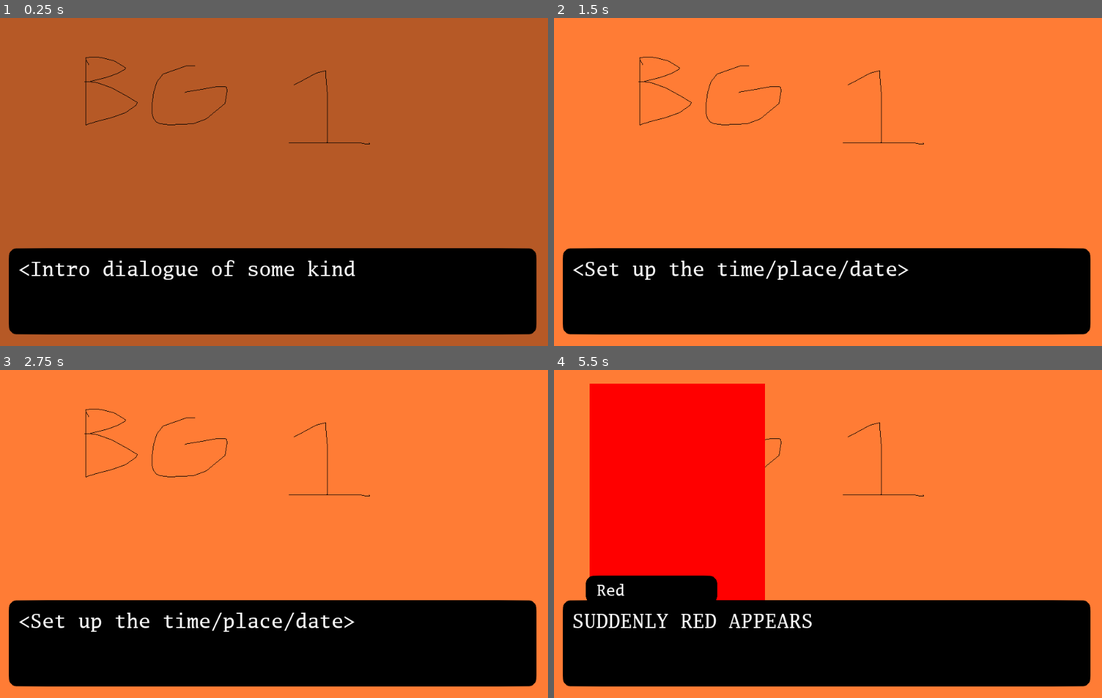
Above: before the commit, frames 1-4 (two rows, left to right).
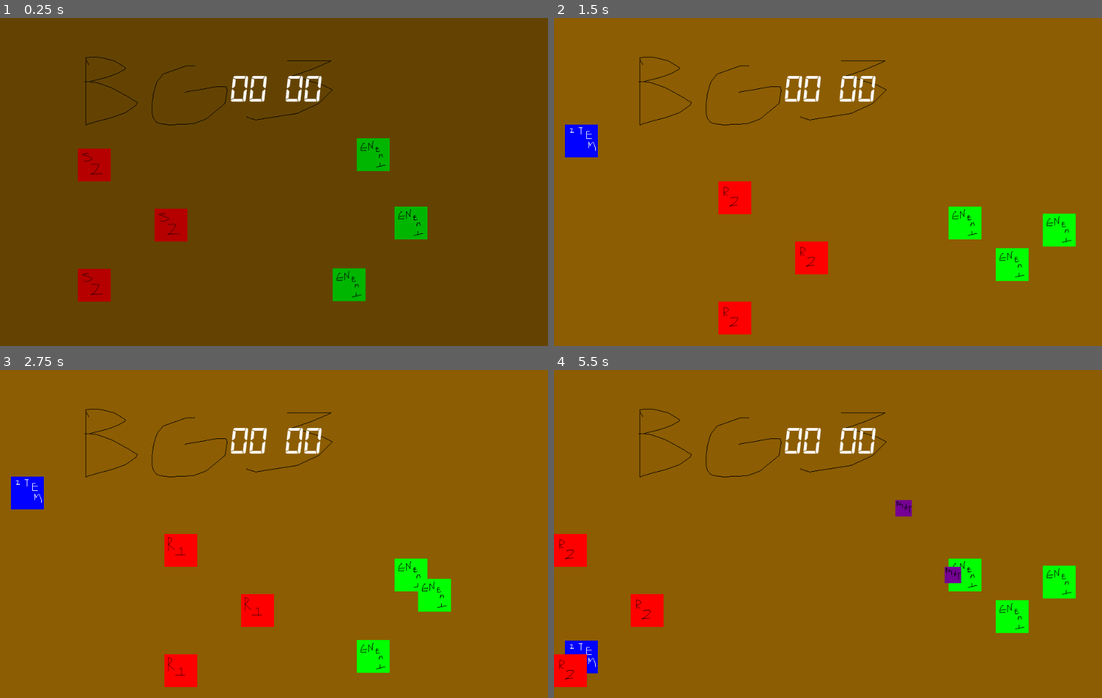
Above: after the commit, the same moments.

Repository: samclee/splash
Game: Godot game, scene res://game/story1/combat_segments/s1c1.tscn
The game is run twice, just before and just after one commit, with the same random seed, the same clock (stepped at 60 frames per second) and the same inputs. Before the commit the project starts from res://game/story1/vn_conversations/s1d1.tscn.
Inputs:
- Up to frame 1 (0.25 s): no input
- Up to frame 2 (1.5 s): hold Right (ui_right) 0.53-1.28 s; hold X (secondary) 0.53-1.28 s; hold Down (ui_down) from 1.28 s (still down); tap Z (primary) at 1.35 s
- Up to frame 3 (2.75 s): tap X (secondary) at 1.55 s; release Down (ui_down) at 2.03 s; hold Right (ui_right) from 2.03 s (still down); hold X (secondary) from 2.03 s (still down)
- Up to frame 4 (5.5 s): release Right (ui_right) at 2.78 s; release X (secondary) at 2.78 s; hold Up (ui_up) 2.78-3.53 s; tap X (secondary) at 2.85, 3.8, 4.35 s; hold Z (primary) 3.53-4.28 s; hold Left (ui_left) 3.53-5.03 s; hold Down (ui_down) from 5.03 s (still down); hold X (secondary) from 5.03 s (still down)

The runs differ from the first frame. In frame 1, 100% of the frame differs, in the area x 0-100%, y 0-100%; in frame 2, 100%; in frame 3, 100%; in frame 4, 100%.

Commit message:
score board

Diff:
--- a/project.godot
+++ b/project.godot
@@ -16,7 +16,7 @@
 [application]
 
 config/name="splash"
-run/main_scene="res://game/story1/vn_conversations/s1d1.tscn"
+run/main_scene="res://game/story1/combat_segments/s1c1.tscn"
 config/icon="res://icon.png"
 
 [autoload]
--- a/states/state_combat/athlete/athlete.gd
+++ b/states/state_combat/athlete/athlete.gd
@@ -17,6 +17,7 @@
 # standard
 func _ready():
 	add_to_group("Player")
+	#remove_from_group("EnemyProjectile")
 	projectiles_ref = get_tree().get_root().get_node("state_combat/projectiles")
 	$Sprite/AnimationPlayer.play("Stand")
 
@@ -26,6 +27,11 @@
 func _input(event):
 	if event.is_action_pressed("primary") and charged:
 		throw()
+	elif event.is_action_pressed("secondary"):
+		var areas = $Area2D.get_overlapping_areas()
+		for a in areas:
+			if a.is_in_group("EnemyProjectile"):
+				a.explode()
 
 func _process(delta):
 	var cur_anim_name = $Sprite/AnimationPlayer.current_animation
--- a/states/state_combat/athlete/athlete.tscn
+++ b/states/state_combat/athlete/athlete.tscn
@@ -71,9 +71,10 @@
 "values": [ 4 ]
 }
 
+[sub_resource type="RectangleShape2D" id=6]
+extents = Vector2( 30, 30 )
+
 [node name="athlete" type="Area2D" groups=[
-"EnemyProjectile",
-"Items",
 "Player",
 ]]
 script = ExtResource( 2 )
@@ -91,4 +92,10 @@
 anims/Run = SubResource( 3 )
 anims/Stand = SubResource( 4 )
 anims/Throw = SubResource( 5 )
+
+[node name="Area2D" type="Area2D" parent="."]
+position = Vector2( 60, 0 )
+
+[node name="CollisionShape2D" type="CollisionShape2D" parent="Area2D"]
+shape = SubResource( 6 )
 [connection signal="area_entered" from="." to="." method="_on_athlete_area_entered"]
--- a/states/state_combat/combat_end/combat_end.gd
+++ /dev/null
@@ -1 +0,0 @@
-extends Node2D
--- a/states/state_combat/combat_end/combat_end.tscn
+++ /dev/null
@@ -1,12 +0,0 @@
-[gd_scene load_steps=3 format=2]
-
-[ext_resource path="res://assets/ui/overlay.png" type="Texture" id=1]
-[ext_resource path="res://states/state_combat/combat_end/combat_end.gd" type="Script" id=2]
-
-[node name="combat_end" type="Node2D"]
-script = ExtResource( 2 )
-
-[node name="Sprite" type="Sprite" parent="."]
-modulate = Color( 0, 0, 0, 0.517647 )
-position = Vector2( 500, 300 )
-texture = ExtResource( 1 )
--- a/states/state_combat/enemy/enemy.gd
+++ b/states/state_combat/enemy/enemy.gd
@@ -5,11 +5,12 @@
 signal enemy_hit
 
 export var spd_factor = 1
-export var fire_rate = 8
+export var fire_rate_range = [4, 8]
 export var pathes = [
 	["C"]
 ]
 
+var fire_rate = 0
 var can_get_hit = true
 
 var start_pos
@@ -34,6 +35,7 @@
 		waypoints[wp.name] = wp.position
 	position = waypoints[cur_path[waypoint_ind]]
 	reset_movement()
+	fire_rate = rand_range(fire_rate_range[0], fire_rate_range[1])
 	$Timer.start(fire_rate)
 
 func _process(delta):
@@ -45,6 +47,7 @@
 
 # throwing
 func reset_throw_timer():
+	fire_rate = rand_range(fire_rate_range[0], fire_rate_range[1])
 	$Timer.start(fire_rate)
 	throw()
 
--- a/states/state_combat/item_spawner.gd
+++ b/states/state_combat/item_spawner.gd
@@ -2,14 +2,18 @@
 
 var items
 var spawn_time = 0
+var cur_ind = 2
+var ind_ary = [0, 1, 2]
 
 func _ready():
 	items = $items.get_children()
+	randomize_order()
 	start_spawn_timer()
 
 func activate_random_item():
 	var i = randi() % 3
-	items[i].activate()
+	get_next_item()
+
 
 func start_spawn_timer():
 	spawn_time = randi() % 3
@@ -21,3 +25,17 @@
 
 func _on_item_collected():
 	start_spawn_timer()
+
+# random order
+func get_next_item():
+	cur_ind = (cur_ind + 1) % 3
+	if cur_ind == 0:
+		randomize_order()
+	items[ind_ary[cur_ind]].activate()
+
+func randomize_order():
+	for i in range(2):
+		if randf() >= 0.5:
+			var temp = ind_ary[i]
+			ind_ary[i] = ind_ary[i+1]
+			ind_ary[i+1] = temp
--- /dev/null
+++ b/states/state_combat/scoreboard/scoreboard.gd
@@ -0,0 +1,15 @@
+extends Node2D
+
+func update_player_score(num):
+	var disp = str(num)
+	if num < 10:
+		disp = "0" + disp
+
+	$player_score.text = disp
+
+func update_enemy_score(num):
+	var disp = str(num)
+	if num < 10:
+		disp = "0" + disp
+
+	$enemy_score.text = disp
--- /dev/null
+++ b/states/state_combat/scoreboard/scoreboard.tscn
@@ -0,0 +1,30 @@
+[gd_scene load_steps=4 format=2]
+
+[ext_resource path="res://states/state_combat/scoreboard/scoreboard.gd" type="Script" id=1]
+[ext_resource path="res://assets/fonts/digital-7 (mono italic).ttf" type="DynamicFontData" id=2]
+
+[sub_resource type="DynamicFont" id=1]
+size = 72
+font_data = ExtResource( 2 )
+
+[node name="scoreboard" type="Node2D"]
+script = ExtResource( 1 )
+
+[node name="player_score" type="Label" parent="."]
+margin_right = 40.0
+margin_bottom = 14.0
+custom_fonts/font = SubResource( 1 )
+text = "00"
+__meta__ = {
+"_edit_use_anchors_": false
+}
+
+[node name="enemy_score" type="Label" parent="."]
+margin_left = 100.0
+margin_right = 168.0
+margin_bottom = 40.0
+custom_fonts/font = SubResource( 1 )
+text = "00"
+__meta__ = {
+"_edit_use_anchors_": false
+}
--- a/states/state_combat/state_combat.gd
+++ b/states/state_combat/state_combat.gd
@@ -73,5 +73,8 @@
 func all_stop():
 	player_stop()
 	enemy_stop()
+	var projectiles = $projectiles.get_children()
+	for p in projectiles:
+		p.explode()
 
 # callbacks
--- a/states/state_combat/state_combat.tscn
+++ b/states/state_combat/state_combat.tscn
@@ -8,6 +8,8 @@
 [ext_resource path="res://states/state_combat/item_spawner.gd" type="Script" id=6]
 [ext_resource path="res://states/state_combat/enemy/enemy.tscn" type="PackedScene" id=7]
 [ext_resource path="res://states/state_combat/combat_end_card/combat_end_card.tscn" type="PackedScene" id=8]
+[ext_resource path="res://states/state_combat/scoreboard/scoreboard.tscn" type="PackedScene" id=9]
+[ext_resource path="res://assets/vn_bgs/bg3.png" type="Texture" id=10]
 
 [sub_resource type="RectangleShape2D" id=1]
 extents = Vector2( 10, 300 )
@@ -27,7 +29,13 @@
 [node name="state_combat" type="Node2D"]
 script = ExtResource( 3 )
 
-[node name="bg" type="Node2D" parent="."]
+[node name="CanvasLayer" type="CanvasLayer" parent="."]
+layer = -1
+
+[node name="bg" type="Sprite" parent="CanvasLayer"]
+modulate = Color( 0.560784, 0.368627, 0.368627, 1 )
+position = Vector2( 500, 300 )
+texture = ExtResource( 10 )
 
 [node name="barriers" type="Node2D" parent="."]
 
@@ -80,10 +88,7 @@
 position = Vector2( 50, 525 )
 
 [node name="item3" parent="item_spawner/items" instance=ExtResource( 5 )]
-position = Vector2( 450, 450 )
-
-[node name="item4" parent="item_spawner/items" instance=ExtResource( 5 )]
-position = Vector2( 450, 300 )
+position = Vector2( 450, 378.521 )
 
 [node name="Timer" type="Timer" parent="item_spawner"]
 one_shot = true
@@ -139,6 +144,9 @@
 
 [node name="overlay" parent="." instance=ExtResource( 1 )]
 
+[node name="scoreboard" parent="." instance=ExtResource( 9 )]
+position = Vector2( 420, 100 )
+
 [node name="combat_end_card" parent="." instance=ExtResource( 8 )]
 [connection signal="enemy_hit" from="enemies/enemy" to="." method="player_point_scored"]
 [connection signal="enemy_hit" from="enemies/enemy2" to="." method="player_point_scored"]
Binary file added: assets/fonts/digital-7 (mono italic).ttf
Not shown: 1 places in states/state_combat/athlete/athlete.tscn that only renumber resources
Not shown: 1 places in states/state_combat/state_combat.tscn that only renumber resources
